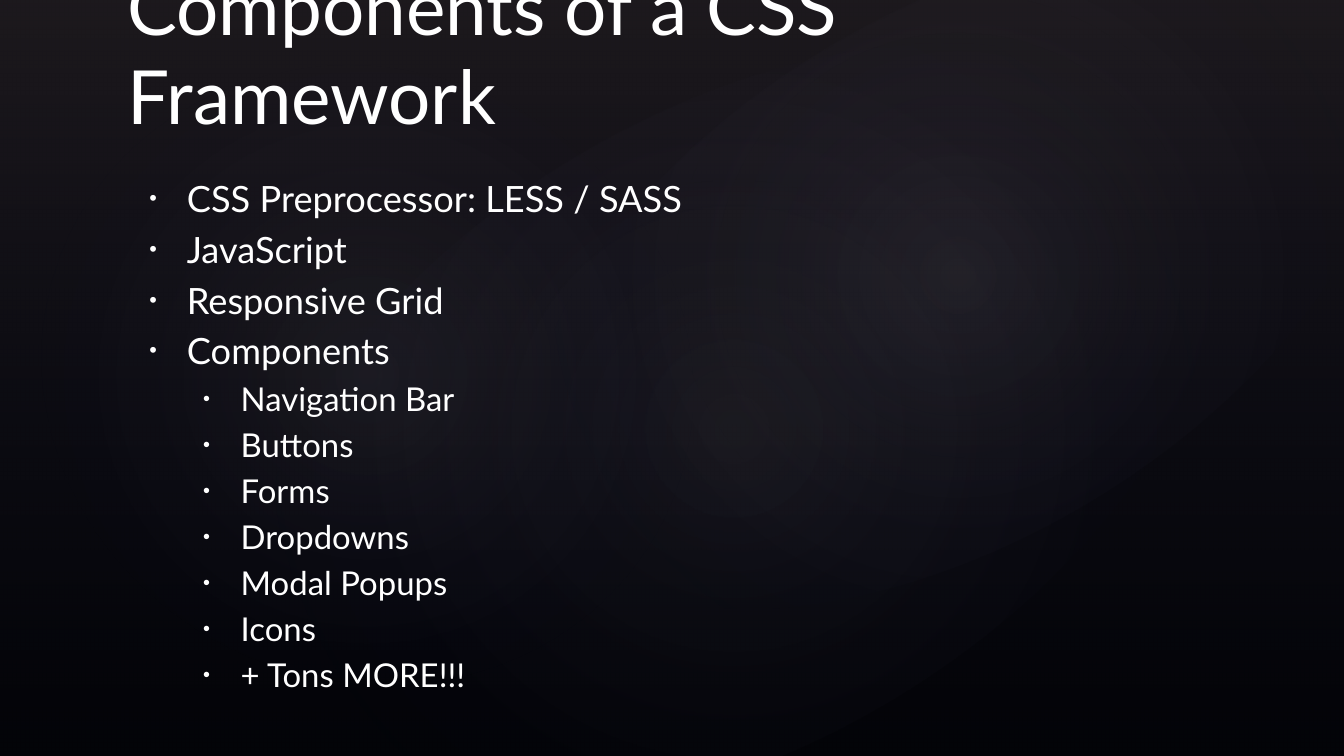
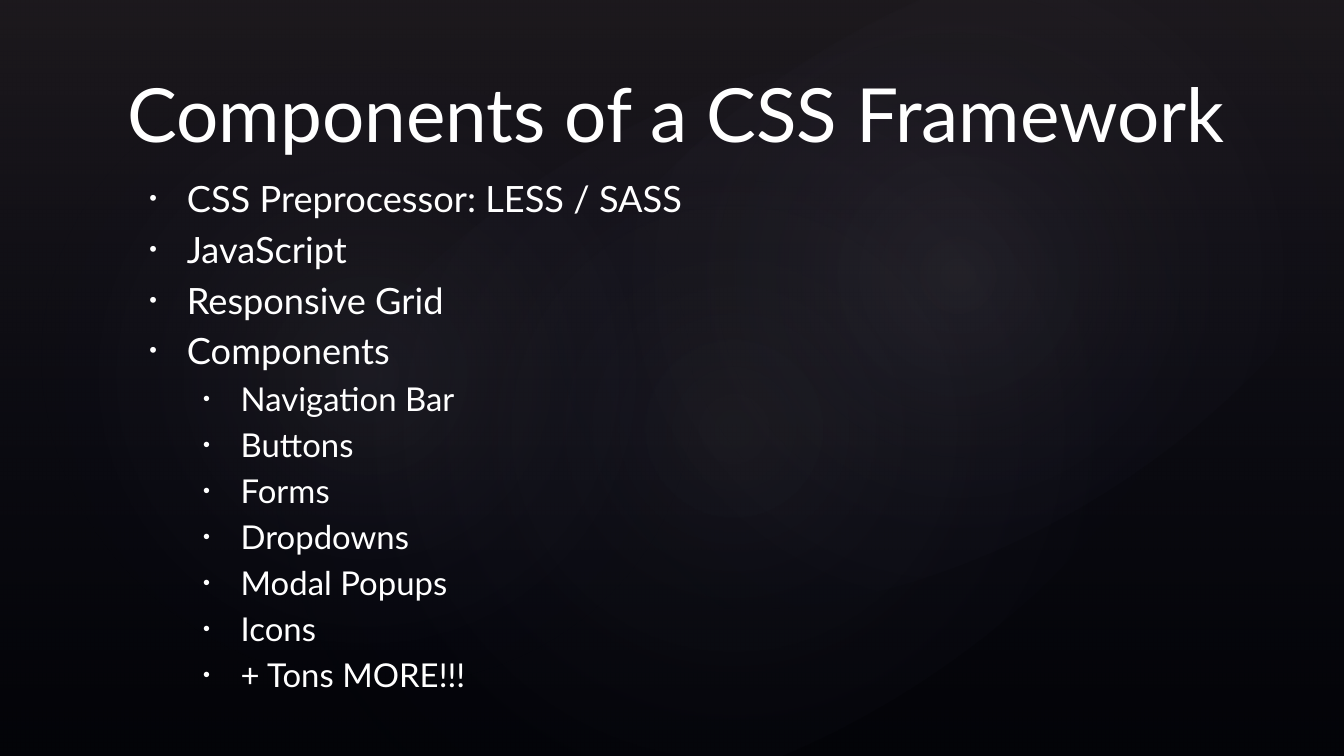
Before and after one commit to Dogfalo/WDW-CSS-Workshop, a slide deck: slide 19 of CSS Frameworks.pptx (slide 20 before the commit). Drawn at 1344x756 pixels with LibreOffice and Linux fonts; fonts in the diff are those of the drawing; background and template pictures are left out. Boxes give left, top, right and bottom in pixels: in the first picture for what was removed or moved away, otherwise in the second. Text is boxed around its words. In the diff, an @@ line names an element or a change of style, - is before the commit and + after.

```diff
--- a/CSS Frameworks.pptx
+++ b/CSS Frameworks.pptx
@@ title "Components of a CSS Framework" rewrapped from [128, 0, 837, 125] to [128, 87, 1224, 155] @@
```
Also in this commit, not shown: 4 other slides changed, 7 slides added, 2 slides removed, 1 other file.
